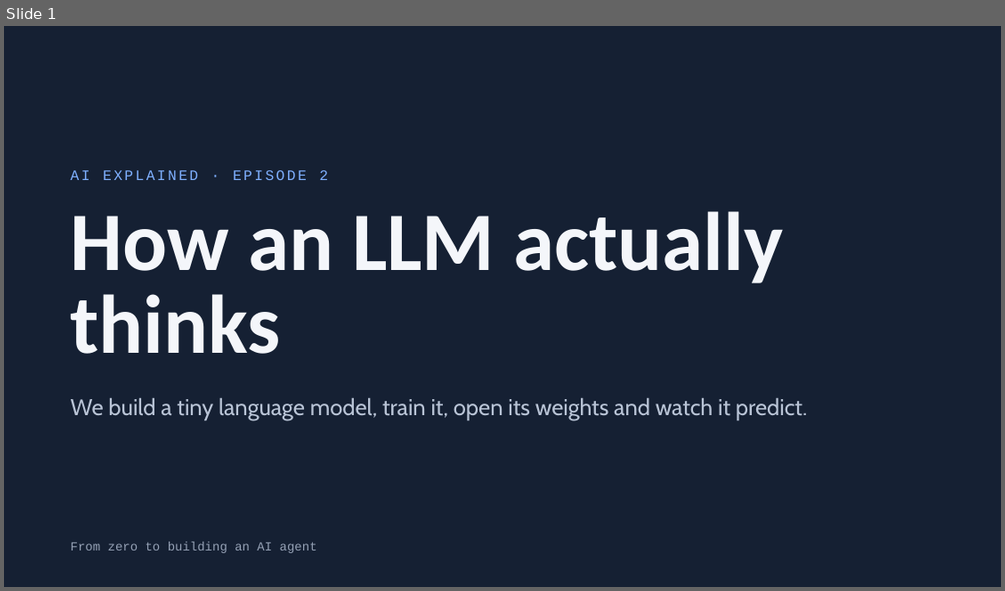
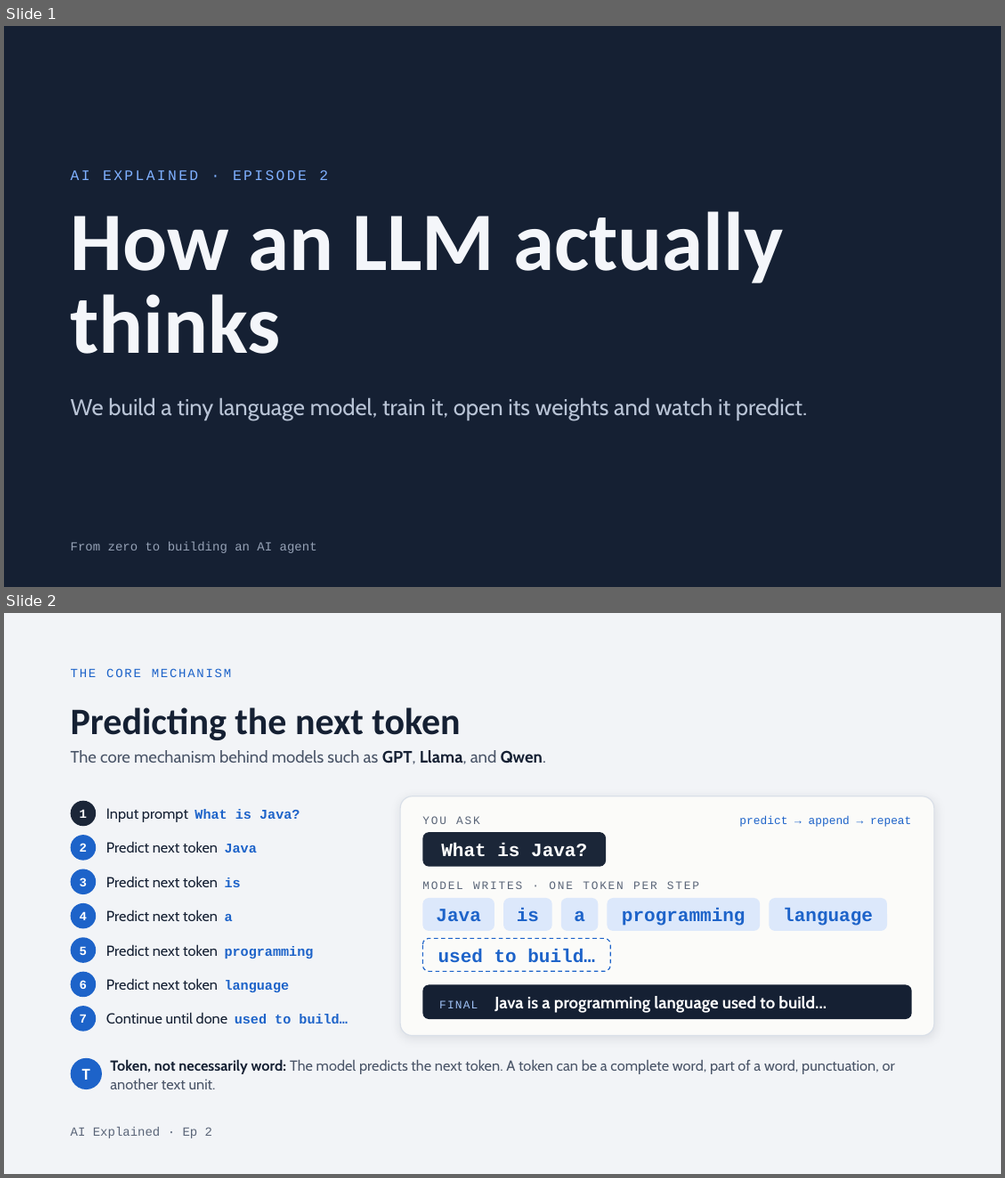
Before and after one commit to kagitha-dev/zero-to-ai-agent, a slide deck: episodes/ep02-how-an-llm-thinks/slides/ep02-how-an-llm-thinks.pptx. Shown one above the other, each under a label of ours: slide 1 before the commit, slides 1 and 2 after it. The pictures are 1005x591 and 1005x1178 pixels, drawn with LibreOffice and Linux fonts; fonts in the diff are those of the drawing. Boxes give left, top, right and bottom in pixels: in the first picture for what was removed or moved away, otherwise in the second. Text is boxed around its words. In the diff, an @@ line names an element or a change of style, - is before the commit and + after.

```diff
--- a/episodes/ep02-how-an-llm-thinks/slides/ep02-how-an-llm-thinks.pptx
+++ b/episodes/ep02-how-an-llm-thinks/slides/ep02-how-an-llm-thinks.pptx
@@ slide 2 added at <box>4,613,1001,1174</box>, background #F2F4F7 @@
@@ text added at <box>71,668,231,677</box>, 12 pt, text #1D63C9 @@
+THE CORE MECHANISM
@@ title added at <box>71,707,460,740</box>, 36 pt, text #152033, bold @@
+Predicting the next token
@@ text added at <box>71,750,546,764</box>, 16 pt, text #4A5568 @@
+The core mechanism behind models such as GPT, Llama, and Qwen.
@@ rounded rectangle added at <box>400,796,934,1036</box>, fill #FBFBF9, outline #D9DFE8 1 pt @@
@@ ellipse added at <box>71,801,96,826</box>, fill #1B2638, 12 pt, text #FFFFFF, bold @@
+1
@@ text added at <box>106,808,299,822</box>, 14 pt, text #152033 @@
+Input prompt What is Java?
@@ text added at <box>422,816,480,824</box>, 11 pt, text #5A6578 @@
+YOU ASK
@@ text added at <box>739,815,911,827</box>, 11 pt, text #1D63C9 @@
+predict → append → repeat
@@ ellipse added at <box>71,835,96,860</box>, fill #1D63C9, 12 pt, text #FFFFFF, bold @@
+2
@@ text added at <box>106,841,257,852</box>, 14 pt, text #152033 @@
+Predict next token Java
@@ rounded rectangle added at <box>423,832,606,867</box>, fill #1B2638, 18 pt, text #FFFFFF, bold @@
+What is Java?
@@ ellipse added at <box>71,868,96,894</box>, fill #1D63C9, 12 pt, text #FFFFFF, bold @@
+3
@@ text added at <box>106,876,241,887</box>, 14 pt, text #152033 @@
+Predict next token is
@@ ellipse added at <box>71,903,96,929</box>, fill #1D63C9, 12 pt, text #FFFFFF, bold @@
+4
@@ text added at <box>422,881,699,889</box>, 11 pt, text #5A6578 @@
+MODEL WRITES · ONE TOKEN PER STEP
@@ rounded rectangle added at <box>423,898,494,931</box>, fill #DCE8FB, 18 pt, text #1D63C9, bold @@
+Java
@@ rounded rectangle added at <box>503,898,552,931</box>, fill #DCE8FB, 18 pt, text #1D63C9, bold @@
+is
@@ rounded rectangle added at <box>561,898,598,931</box>, fill #DCE8FB, 18 pt, text #1D63C9, bold @@
+a
@@ rounded rectangle added at <box>607,898,760,931</box>, fill #DCE8FB, 18 pt, text #1D63C9, bold @@
+programming
@@ rounded rectangle added at <box>769,898,887,931</box>, fill #DCE8FB, 18 pt, text #1D63C9, bold @@
+language
@@ text added at <box>106,909,233,921</box>, 14 pt, text #152033 @@
+Predict next token a
@@ ellipse added at <box>71,938,96,963</box>, fill #1D63C9, 12 pt, text #FFFFFF, bold @@
+5
@@ text added at <box>106,944,314,958</box>, 14 pt, text #152033 @@
+Predict next token programming
@@ rounded rectangle added at <box>423,938,610,971</box>, outline #1D63C9 1 pt dashed, 18 pt, text #1D63C9, bold @@
+used to build…
@@ ellipse added at <box>71,971,96,997</box>, fill #1D63C9, 12 pt, text #FFFFFF, bold @@
+6
@@ text added at <box>106,978,290,992</box>, 14 pt, text #152033 @@
+Predict next token language
@@ rounded rectangle added at <box>423,985,912,1019</box>, fill #152033, 16 pt, text #FFFFFF, bold @@
+FINAL Java is a programming language used to build...
@@ ellipse added at <box>71,1005,96,1031</box>, fill #1D63C9, 12 pt, text #FFFFFF, bold @@
+7
@@ text added at <box>106,1012,348,1023</box>, 14 pt, text #152033 @@
+Continue until done used to build…
@@ ellipse added at <box>71,1058,102,1089</box>, fill #1D63C9, 16 pt, text #FFFFFF, bold @@
+T
@@ text added at <box>110,1059,895,1089</box>, 14 pt, text #4A5568 @@
+Token, not necessarily word: The model predicts the next token. A token can be a complete word, part of a word, punctuation, or another text unit.
@@ text added at <box>71,1127,212,1138</box>, 12 pt, text #5A6578 @@
+AI Explained · Ep 2
```
Also in this commit, not shown: 2 slides changed, 1 other slide added.
